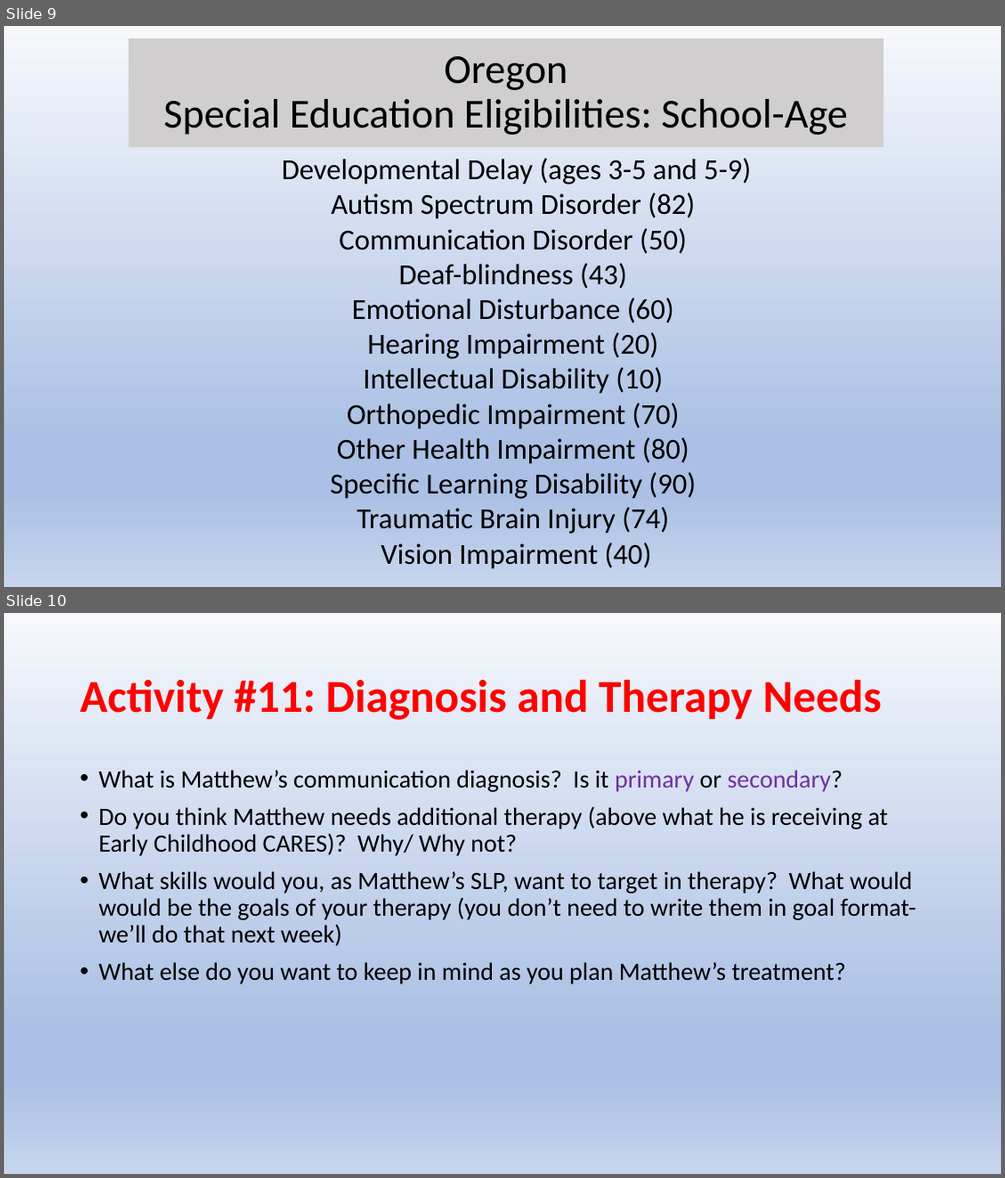
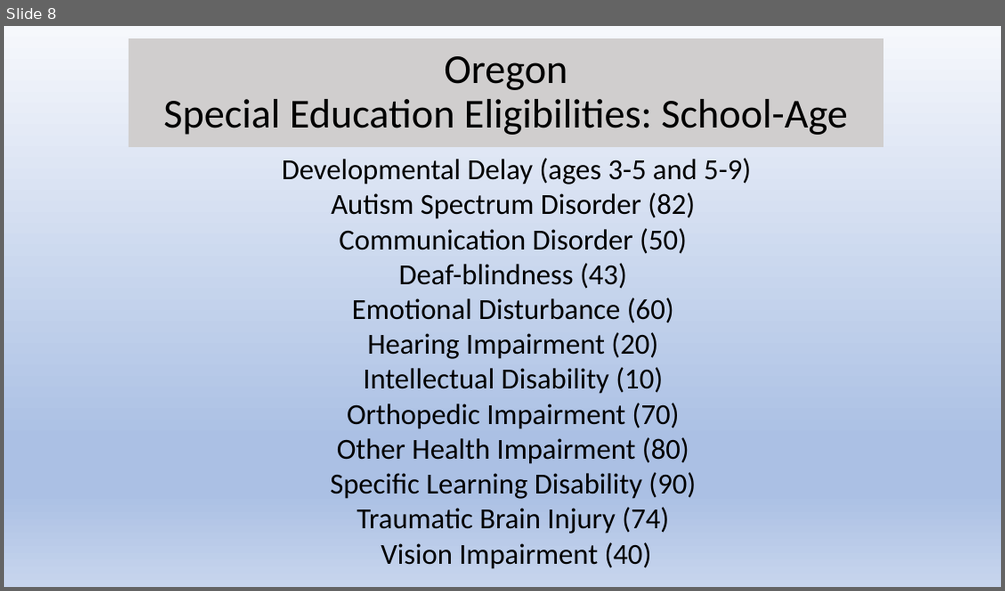
Before and after one commit to Jim-Wright90/cds431_sp22, a slide deck: slides/cds431_week3_2.pptx. Shown one above the other, each under a label of ours: slides 9 and 10 before the commit, slide 8 after it. The pictures are 1005x1178 and 1005x591 pixels, drawn with LibreOffice and Linux fonts; fonts in the diff are those of the drawing. Boxes give left, top, right and bottom in pixels: in the first picture for what was removed or moved away, otherwise in the second. Text is boxed around its words. In the diff, an @@ line names an element or a change of style, - is before the commit and + after.

```diff
--- a/slides/cds431_week3_2.pptx
+++ b/slides/cds431_week3_2.pptx
@@ slide 10 removed at [4,613,1001,1174], background gradient #F6F8FC to #ABC0E4 to #C7D5ED @@
@@ title removed at [80,680,882,720] @@
-Activity #11: Diagnosis and Therapy Needs
@@ text removed at [98,770,916,984] @@
-• What is Matthew’s communication diagnosis? Is it primary or secondary?
-• Do you think Matthew needs additional therapy (above what he is receiving at Early Childhood CARES)? Why/ Why not?
-• What skills would you, as Matthew’s SLP, want to target in therapy? What would would be the goals of your therapy (you don’t need to write them in goal format- we’ll do that next week)
-• What else do you want to keep in mind as you plan Matthew’s treatment?
@@ what was slide 9 is now slide 8 @@
```
Also in this commit, not shown: 2 other files.
